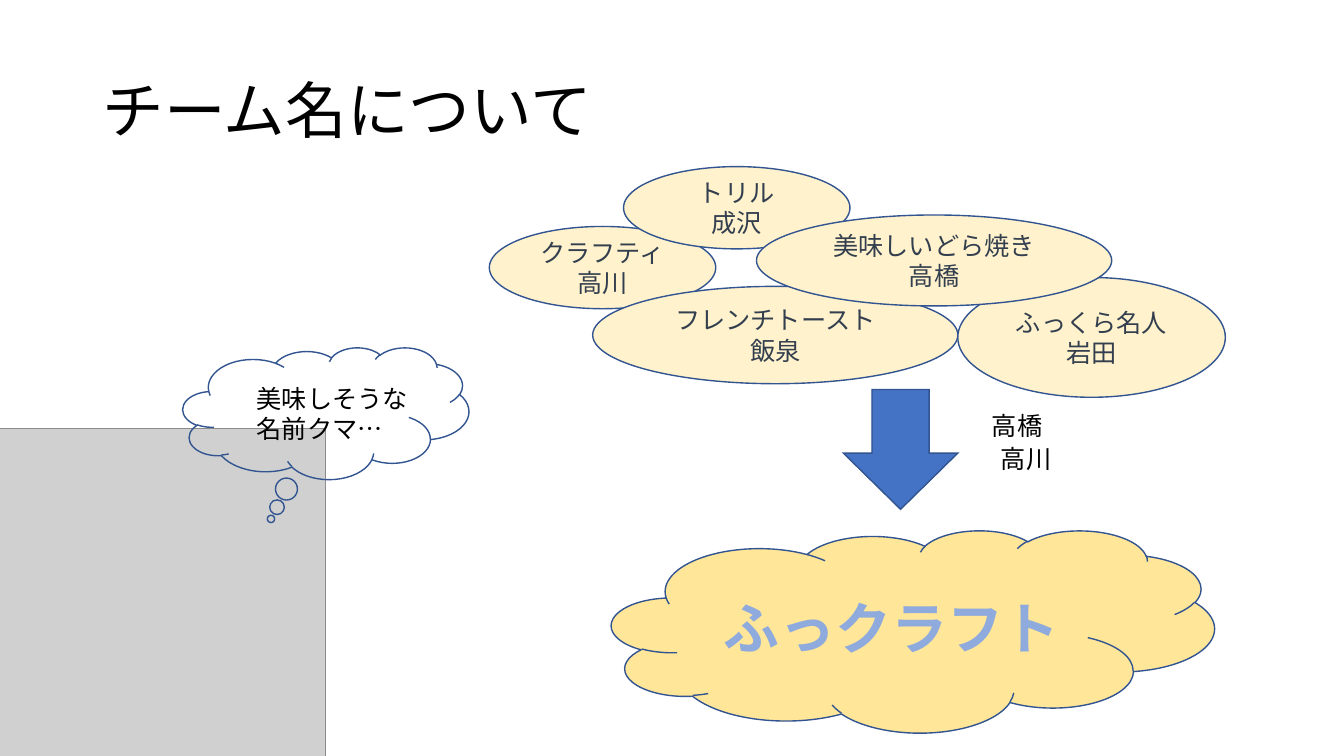
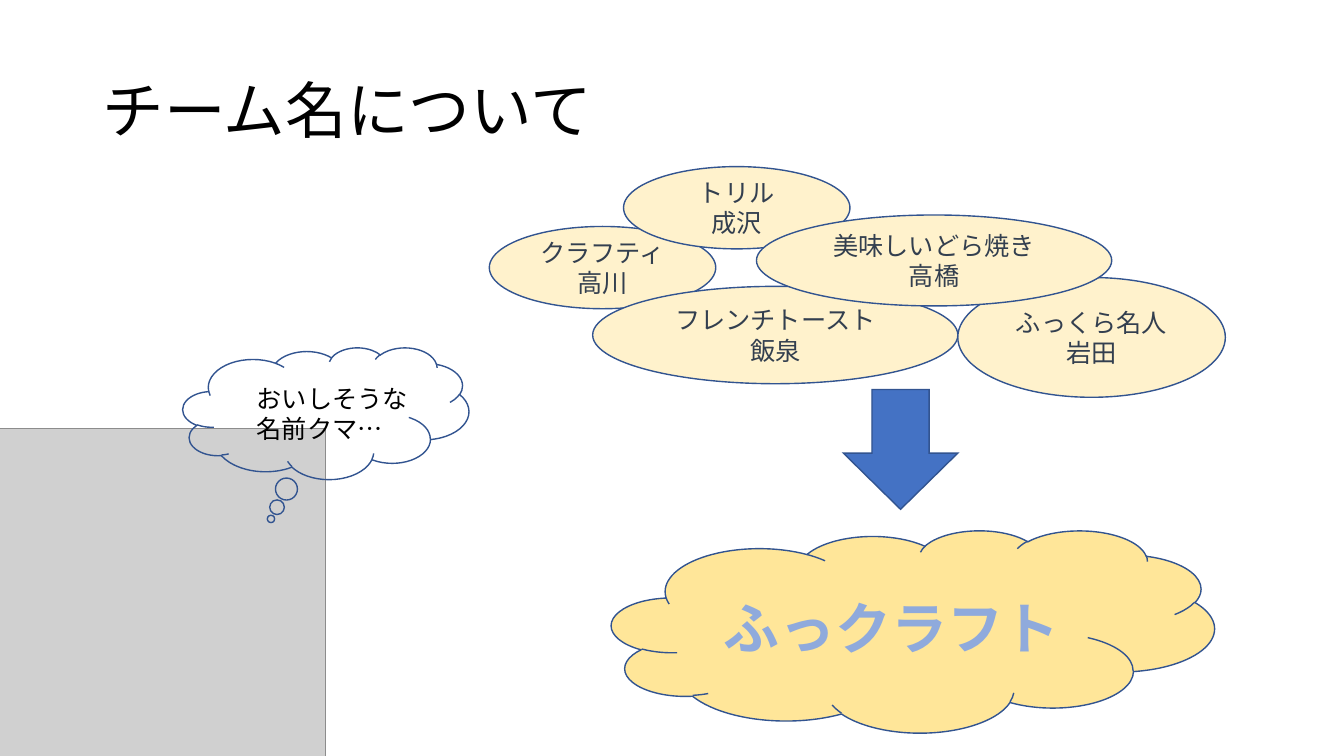
Before and after one commit to dojo2023/E-3, a slide deck: slide 3 of doc/チーム開発成果発表.pptm. Drawn at 1344x756 pixels with LibreOffice and Linux fonts; fonts in the diff are those of the drawing; grey boxes stand for pictures. Boxes give left, top, right and bottom in pixels: in the first picture for what was removed or moved away, otherwise in the second. Text is boxed around its words. In the diff, an @@ line names an element or a change of style, - is before the commit and + after.

```diff
--- a/doc/チーム開発成果発表.pptm
+++ b/doc/チーム開発成果発表.pptm
@@ text at bbox=[257, 388, 408, 410]: text changed @@
-美味しそうな
+おいしそうな
@@ text removed at bbox=[992, 413, 1042, 437] @@
-高橋
@@ text removed at bbox=[1001, 446, 1051, 470] @@
-高川
```
Also in this commit, not shown: 9 other slides changed, 2 slides added, 2 slides removed.
